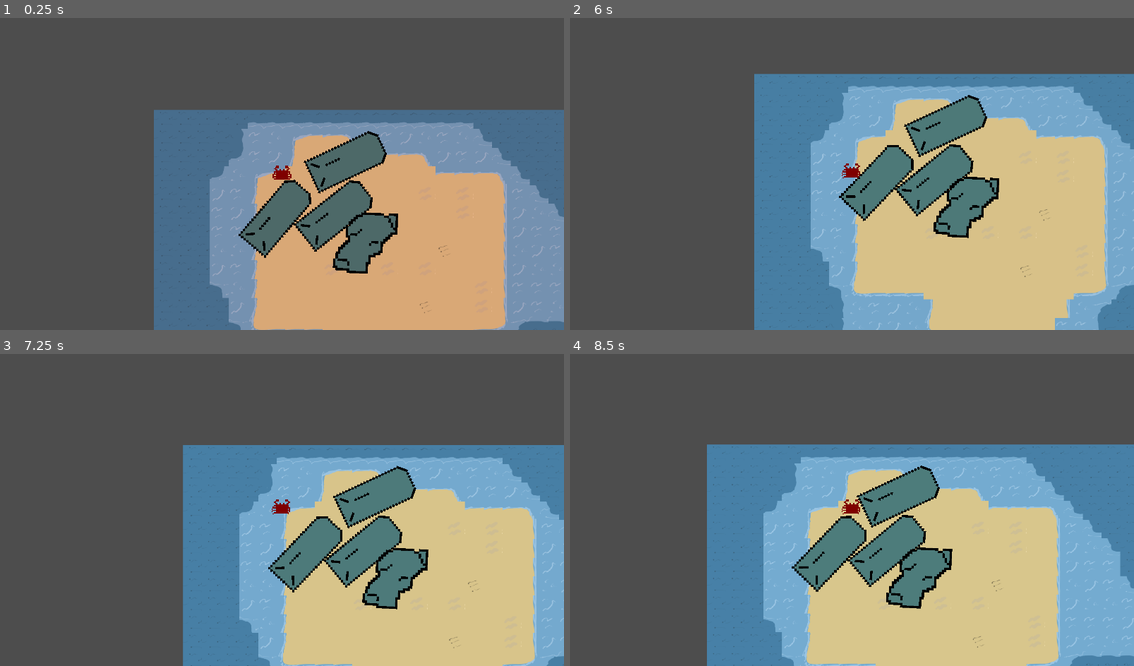
Above: before the commit, frames 1-4 (two rows, left to right).
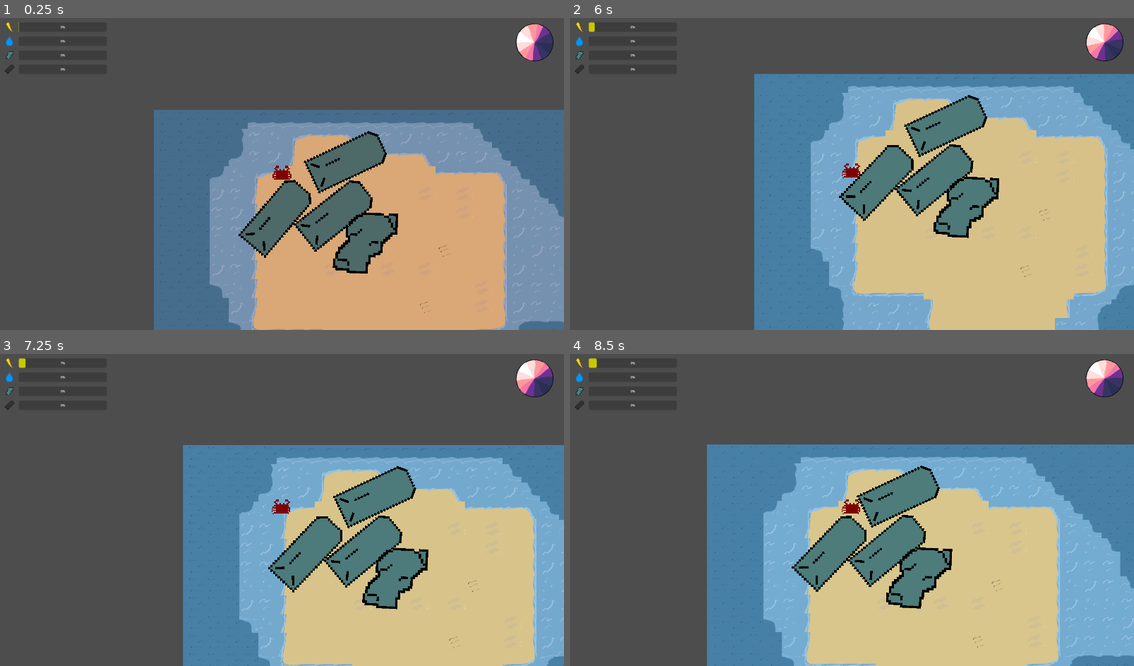
Above: after the commit, the same moments.

Repository: nporposoft/crabs-on-the-island
Game: Godot game, scene res://scenes/island_v1/island_v1.tscn
The game is run twice, just before and just after one commit, with the same random seed, the same clock (stepped at 60 frames per second) and the same inputs.
Inputs:
- Up to frame 1 (0.25 s): no input
- Up to frame 2 (6 s): hold D (move_right) 0.53-1.28 s; hold Shift (dodge) 0.53-1.28 s; hold S (move_down) 1.28-2.03 s; tap Shift (dodge) every 1.5 s from 1.35 to 5.85 s; hold D (move_right) 2.03-2.78 s; hold Shift (dodge) 2.03-2.78 s; hold W (move_up) 2.78-3.53 s; hold Shift (dodge) 3.53-4.28 s; hold A (move_left) 3.53-5.03 s; tap Enter at 4.25 s; tap Space at 5 s; hold S (move_down) 5.03-5.78 s; hold Shift (dodge) 5.03-5.78 s; hold D (move_right) from 5.78 s (still down)
- Up to frame 3 (7.25 s): release D (move_right) at 6.53 s; hold W (move_up) from 6.53 s (still down); hold Shift (dodge) from 6.53 s (still down)
- Up to frame 4 (8.5 s): tap Enter at 7.25 s; release W (move_up) at 7.28 s; release Shift (dodge) at 7.28 s; hold D (move_right) 7.28-8.03 s; tap Shift (dodge) at 7.35 s; hold S (move_down) from 8.03 s (still down); hold Shift (dodge) from 8.03 s (still down)

The runs differ from the first frame. In frame 1, 0.7% of the frame differs, in the area x 0-99%, y 1-18%; in frame 2, 0.8%; in frame 3, 0.8%; in frame 4, 0.8%.

Commit message:
hilariously bad sundial works now

Diff:
--- a/hud.gd
+++ b/hud.gd
@@ -7,6 +7,7 @@
 @onready var waterBar = $water_bar
 @onready var siliconBar = $silicon_bar
 @onready var ironBar = $iron_bar
+@onready var sundial = $sundial
 
 # Called when the node enters the scene tree for the first time.
 func _ready():
@@ -19,3 +20,4 @@
 	waterBar.value = 100.0 * _crab._carried_resources.water / 100.0
 	siliconBar.value = 100.0 * _crab._carried_resources.silicon / 100.0
 	ironBar.value = 100.0 * _crab._carried_resources.iron / 100.0
+	sundial.set_rotation(2.0 * PI * WorldClock.time)
--- a/hud.tscn
+++ b/hud.tscn
@@ -1,10 +1,11 @@
-[gd_scene load_steps=10 format=3 uid="uid://cx2ye0w0rqf4n"]
+[gd_scene load_steps=11 format=3 uid="uid://cx2ye0w0rqf4n"]
 
 [ext_resource type="Script" path="res://hud.gd" id="1_a2y7d"]
 [ext_resource type="Texture2D" uid="uid://c2e3eoxyqgivc" path="res://assets/energy.png" id="1_p7i3m"]
 [ext_resource type="Texture2D" uid="uid://b4812ywitkgq0" path="res://assets/water.png" id="2_2ik4q"]
 [ext_resource type="Texture2D" uid="uid://eluu412tp81f" path="res://assets/chunk.png" id="3_acu0v"]
 [ext_resource type="Texture2D" uid="uid://bfaup65ugpegb" path="res://assets/ingot.png" id="4_q7b3k"]
+[ext_resource type="Texture2D" uid="uid://cldjbu75rdvic" path="res://assets/sundial.png" id="6_xtdpf"]
 
 [sub_resource type="StyleBoxFlat" id="StyleBoxFlat_eyiba"]
 bg_color = Color(0.784314, 0.784314, 0, 1)
@@ -90,3 +91,7 @@
 modulate = Color(0.4, 0.4, 0.4, 1)
 position = Vector2(32, 192)
 texture = ExtResource("4_q7b3k")
+
+[node name="sundial" type="Sprite2D" parent="."]
+position = Vector2(1820, 100)
+texture = ExtResource("6_xtdpf")
--- a/scenes/island_v1/island_v1.tscn
+++ b/scenes/island_v1/island_v1.tscn
@@ -1,5 +1,6 @@
-[gd_scene load_steps=8 format=4 uid="uid://co582gapcsfm4"]
+[gd_scene load_steps=9 format=4 uid="uid://co582gapcsfm4"]
 
+[ext_resource type="PackedScene" uid="uid://cx2ye0w0rqf4n" path="res://hud.tscn" id="1_gs3nj"]
 [ext_resource type="Texture2D" uid="uid://dovldgw8fq5vi" path="res://assets/temp-tilemap.png" id="1_gs215"]
 [ext_resource type="PackedScene" uid="uid://c0mfa4rplirjk" path="res://player.tscn" id="2_0en58"]
 [ext_resource type="PackedScene" uid="uid://2uy6byy1384y" path="res://scenes/day_night_cycle.tscn" id="2_4tlql"]
@@ -54,6 +55,9 @@
 
 [node name="IslandV1" type="Node2D"]
 
+[node name="hud" parent="." node_paths=PackedStringArray("_player") instance=ExtResource("1_gs3nj")]
+_player = NodePath("../Player")
+
 [node name="DayNightCycle" parent="." instance=ExtResource("2_4tlql")]
 
 [node name="TileMapLayer" type="TileMapLayer" parent="."]
